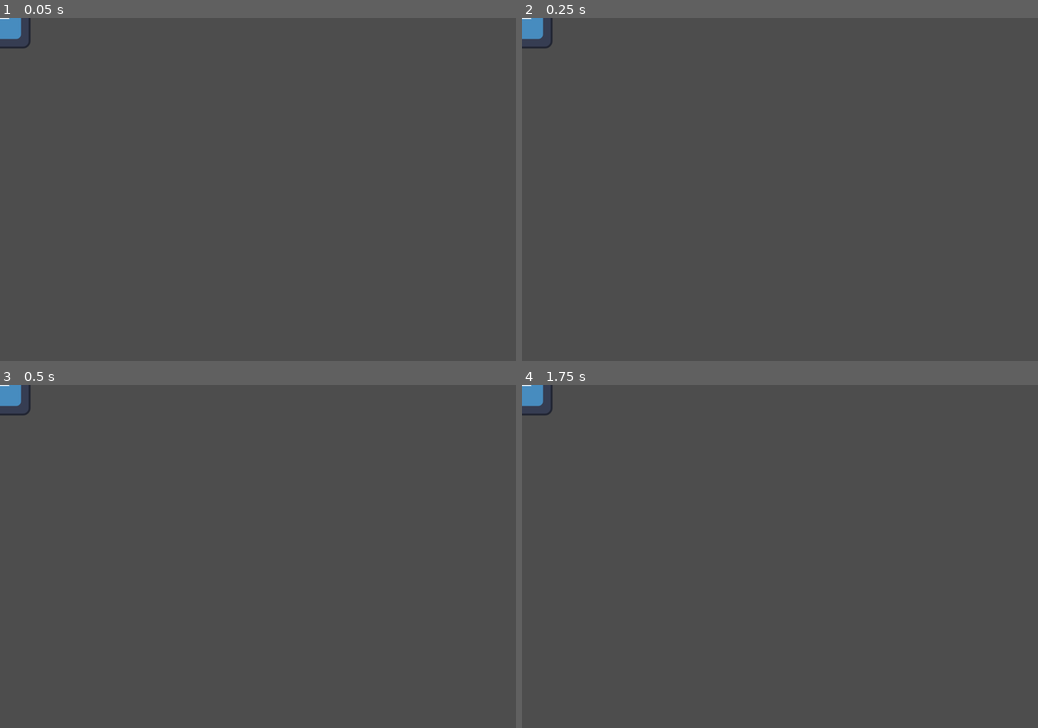
Above: before the commit, frames 1-4 (two rows, left to right).
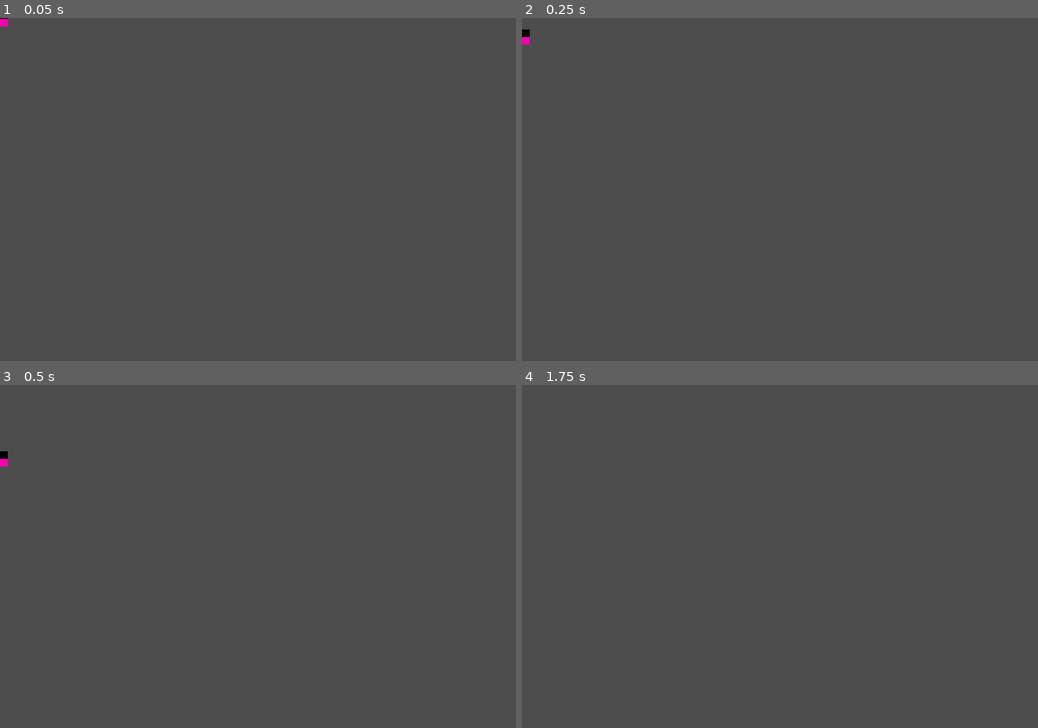
Above: after the commit, the same moments.

Repository: EamonnER/TerraWorlds
Game: Godot game, scene res://src/item/dropped_item.tscn
Two runs of this game, one before a commit and one after it. Both use one fixed random seed, a clock stepped at 60 frames per second and the inputs below. This scene is started directly instead of the project's main scene. The engine's default icon, where the game draws it, is replaced by a stand-in: a white triangle on a blue panel in a dark square.
Inputs (mouse positions are in pixels of both pictures, inside the frame that each line leads up to):
- Up to frame 1 (0.05 s): no input
- Up to frame 2 (0.25 s): no input
- Up to frame 3 (0.5 s): no input
- Up to frame 4 (1.75 s): move the mouse to (893, 539) at 0.52 s; hold D (game_right) from 0.53 s (still down); click (893, 539) at 0.6 s; tap Space (game_jump) at 0.77, 1.52 s; move the mouse to (676, 573) at 1.27 s; right-click (676, 573) at 1.35 s

The runs differ from the first frame. In frame 1, 0.3% of the frame differs, in the area x 0-6%, y 0-9%; in frame 2, 0.3%; in frame 3, 0.4%, in the area x 0-6%, y 0-24%; in frame 4, 0.3%.

Commit message:
Added physics to dropped items

Diff:
--- a/src/item/dropped_item.gd
+++ b/src/item/dropped_item.gd
@@ -1,4 +1,4 @@
-extends Node2D
+extends Entity
 class_name DroppedItem
 
 var item: Item
--- a/src/item/dropped_item.tscn
+++ b/src/item/dropped_item.tscn
@@ -1,22 +1,30 @@
-[gd_scene load_steps=4 format=3 uid="uid://bnrb5wdjhgfv7"]
+[gd_scene load_steps=5 format=3 uid="uid://bnrb5wdjhgfv7"]
 
 [ext_resource type="Script" path="res://src/item/dropped_item.gd" id="1_etopm"]
-[ext_resource type="Texture2D" uid="uid://oehadtam0o37" path="res://icon.svg" id="1_y5ebg"]
+[ext_resource type="Texture2D" uid="uid://b0lsyi7yplcin" path="res://assets/missing-texture.png" id="2_t83l8"]
 
-[sub_resource type="RectangleShape2D" id="RectangleShape2D_y46e4"]
-size = Vector2(128, 128)
+[sub_resource type="CircleShape2D" id="CircleShape2D_tqjbq"]
+radius = 40.0
 
-[node name="DroppedItem" type="Node2D"]
+[sub_resource type="RectangleShape2D" id="RectangleShape2D_1hw4u"]
+size = Vector2(32, 32)
+
+[node name="DroppedItem" type="CharacterBody2D"]
+collision_layer = 512
+collision_mask = 583
 script = ExtResource("1_etopm")
 
 [node name="Sprite" type="Sprite2D" parent="."]
-texture = ExtResource("1_y5ebg")
+texture = ExtResource("2_t83l8")
 
 [node name="PickupArea" type="Area2D" parent="."]
 collision_layer = 512
-collision_mask = 71
+collision_mask = 64
 
 [node name="PickupCollision" type="CollisionShape2D" parent="PickupArea"]
-shape = SubResource("RectangleShape2D_y46e4")
+shape = SubResource("CircleShape2D_tqjbq")
+
+[node name="Collision" type="CollisionShape2D" parent="."]
+shape = SubResource("RectangleShape2D_1hw4u")
 
 [connection signal="body_entered" from="PickupArea" to="." method="_on_pickup_area_body_entered"]
Binary file added: assets/missing-texture.png
Not shown, added: assets/missing-texture.png.import
